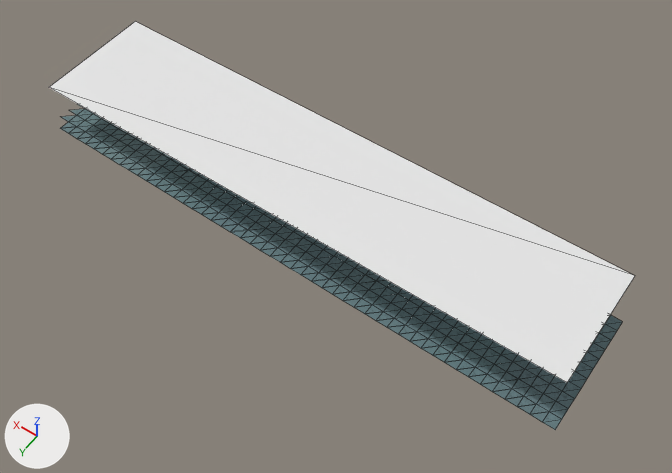
A saved change to the glTF model eloria-assets/maps/continent-v2/hornmere/client/chunks/01_13/world.glb.
One viewpoint serves both versions: a camera (50 mm lens) standing at (-900.3, -227.8, 107.5) and looking at (-847.6, -301.5, -8.4). Arrows for +X, +Y and +Z are at lower left; the lights stay in place. The picture after the commit comes second. Mesh edges are drawn as thin lines. Where no turn or scale is listed for an object, it has been applied to the vertices. Vertices at exactly the same position are counted once.

Before the edit, the objects in view are built like this:
```python
me_authoredground_hornmerebase_hornmere_01_13 = bpy.data.meshes.new('AuthoredGround_hornmereBase_hornmere_01_13')
me_authoredground_hornmerebase_hornmere_01_13.from_pydata(...)  # 597 vertices, 1008 faces; spans x 685.0..783.0, y -6131.0..-6109.0, z -11.0..-8.2
me_authoredground_hornmerebase_hornmere_01_13.materials.append(mat_authored_hornmerebase)
me_terrain_hornmere_01_13 = bpy.data.meshes.new('Terrain_hornmere_01_13')
me_terrain_hornmere_01_13.from_pydata(...)  # 588 vertices, 1056 faces; spans x 685.0..781.0, y -6131.0..-6109.0, z -11.0..-8.3
me_terrain_hornmere_01_13.materials.append(mat_continental_ground)
me_water_hornmere_01_13 = bpy.data.meshes.new('Water_hornmere_01_13')
me_water_hornmere_01_13.from_pydata([(686.0, -6110.0, 0.0), (686.0, -6131.0, 0.0), (782.0, -6110.0, 0.0), (782.0, -6131.0, 0.0)], [], [(0, 1, 2), (2, 1, 3)])
me_water_hornmere_01_13.materials.append(mat_water_sea)  # its picture is missing
ob_authoredground_hornmerebase_hornmere_01_13 = bpy.data.objects.new('AuthoredGround_hornmereBase_hornmere_01_13', me_authoredground_hornmerebase_hornmere_01_13)
ob_authoredground_hornmerebase_hornmere_01_13.location = (-1576.0, 5816.0, 0.0)
ob_terrain_hornmere_01_13 = bpy.data.objects.new('Terrain_hornmere_01_13', me_terrain_hornmere_01_13)
ob_terrain_hornmere_01_13.location = (-1576.0, 5816.0, 0.0)
ob_water_hornmere_01_13 = bpy.data.objects.new('Water_hornmere_01_13', me_water_hornmere_01_13)
ob_water_hornmere_01_13.location = (-1576.0, 5816.0, 0.0)
```
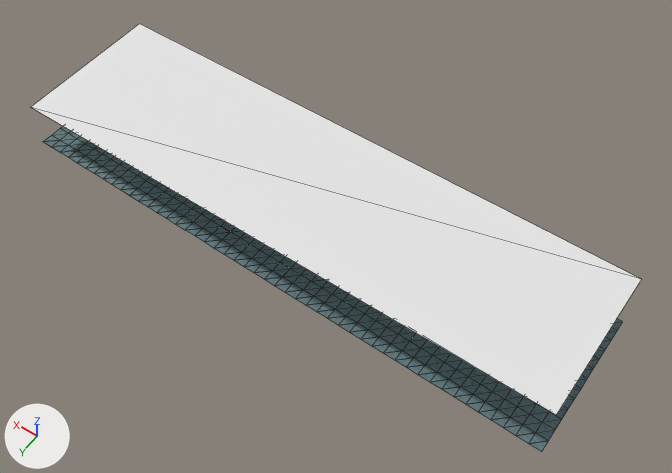
Where the change shows, as pixel boxes [x1, y1, x2, y2] in the pictures (672 x 473 px):
'Water_hornmere_01_13', reshaped (9% taller)
    before: [49, 22, 635, 382]
    after: [31, 24, 641, 415]
'AuthoredGround_hornmereBase_hornmere_01_13', reshaped
    before: [61, 104, 622, 422]
    after: [43, 126, 622, 452]
part 2 of me_authoredground_hornmerebase_hornmere_01_13, built on (mostly hidden before)
    before: [61, 104, 85, 122]
    after: [43, 128, 622, 452]
'Terrain_hornmere_01_13', unchanged, covered by the edit
    before: [60, 127, 622, 430]

The change, as a list of edits to the scene's bpy script:
```text
Change me_water_hornmere_01_13:
    used by ob_water_hornmere_01_13; location = (-1576.0, 5816.0, 0.0)
    remove me_water_hornmere_01_13.from_pydata(...)  # 4 vertices, 2 faces; spans x 686.0..782.0, y -6131.0..-6110.0, z 0.0
    add me_water_hornmere_01_13.from_pydata(...)  # 4 vertices, 2 faces; spans x 685.0..781.0, y -6131.0..-6105.0, z 0.0
    me_water_hornmere_01_13 part 1
    me_water_hornmere_01_13.vertices[0].co: (686.0, -6110.0, 0.0) -> (685.0, -6105.0, 0.0)  # pixel (567, 382) -> pixel (556, 415)
    me_water_hornmere_01_13.vertices[1].co: (686.0, -6131.0, 0.0) -> (685.0, -6131.0, 0.0)  # pixel (635, 275) -> pixel (641, 279)
    me_water_hornmere_01_13.vertices[2].co: (782.0, -6110.0, 0.0) -> (781.0, -6105.0, 0.0)  # pixel (48, 87) -> pixel (30, 107)
    me_water_hornmere_01_13.vertices[3].co: (782.0, -6131.0, 0.0) -> (781.0, -6131.0, 0.0)  # pixel (135, 21) -> pixel (139, 23)
Change me_authoredground_hornmerebase_hornmere_01_13:
    used by ob_authoredground_hornmerebase_hornmere_01_13; location = (-1576.0, 5816.0, 0.0)
    remove me_authoredground_hornmerebase_hornmere_01_13.from_pydata(...)  # 597 vertices, 1008 faces; spans x 685.0..783.0, y -6131.0..-6109.0, z -11.0..-8.2
    add me_authoredground_hornmerebase_hornmere_01_13.from_pydata(...)  # 686 vertices, 1248 faces; spans x 685.0..781.0, y -6131.0..-6105.0, z -11.0..-8.2
    me_authoredground_hornmerebase_hornmere_01_13 part 2
    10 vertices are removed from x 783.0, y -6129.0..-6111.0, z -8.4..-8.2
    10 faces are deleted
    1 vertex is added at (685.0, -6105.0, -10.7)
    38 new vertices lie (2.0, 2.0, 0.1) away from vertices in x 687.0..779.0, y -6109.0, z -10.7..-8.3
    47 new vertices lie (0.0, 2.0, 0.0) away from vertices in x 685.0..781.0, y -6111.0..-6107.0, z -10.8..-8.2
    13 new vertices lie (-2.0, 0.0, 0.0) away from vertices in x 687.0..747.0, y -6107.0..-6105.0, z -10.7..-9.1
    250 new faces join them
```
